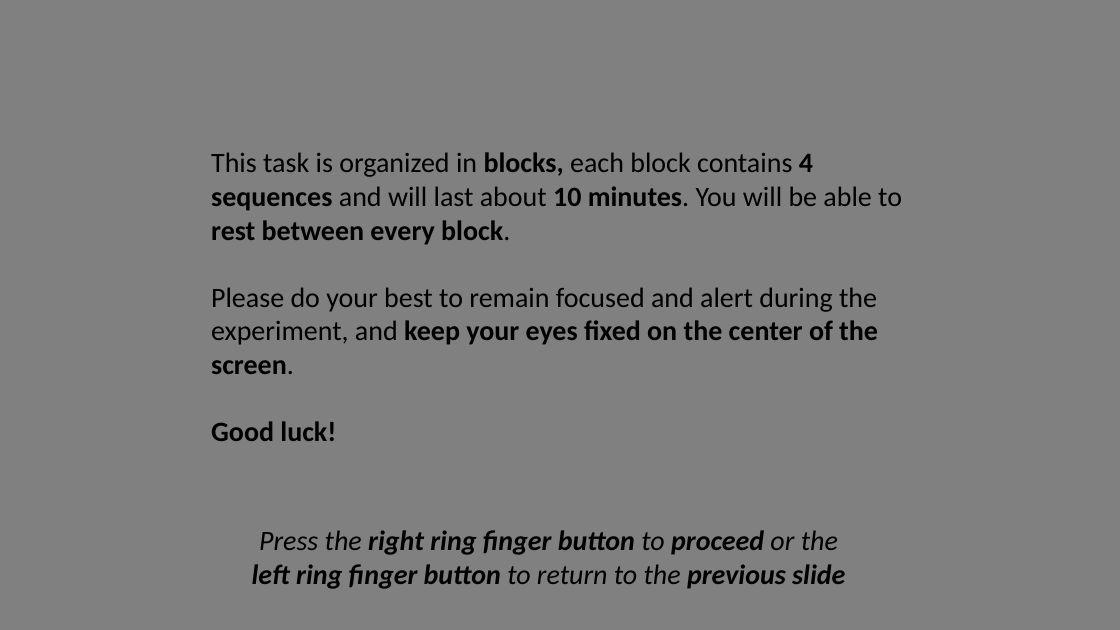
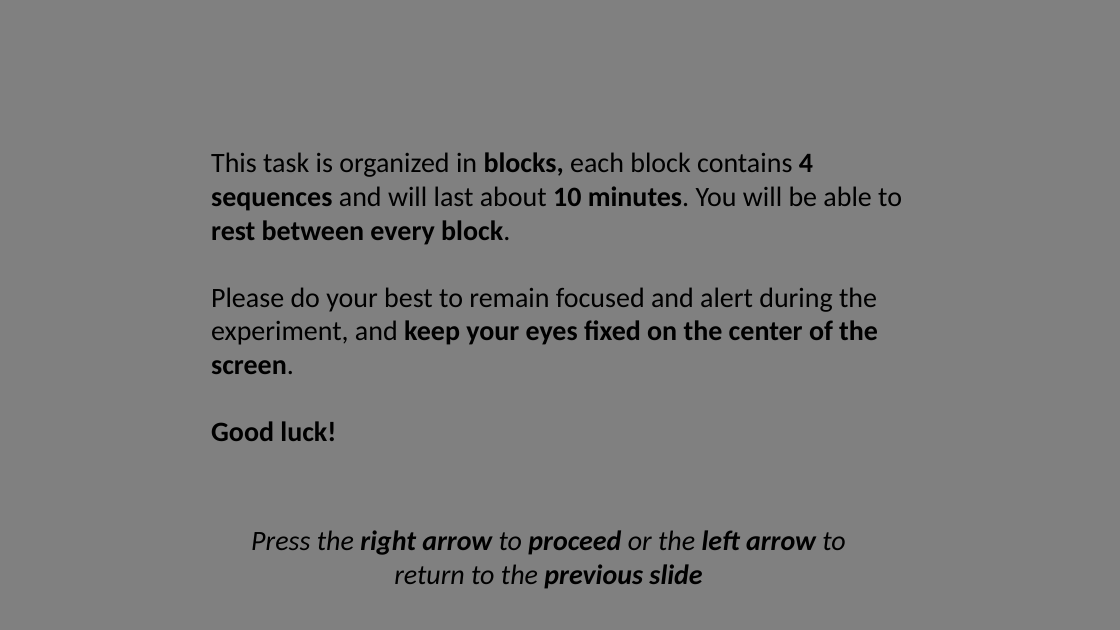
Before and after one commit to NCCLabMPI/Reconstructed_time_experiment, a slide deck: slide 3 of instructions/Instructions_auditory_only_task_keyboard.pptx. Drawn at 1120x630 pixels with LibreOffice and Linux fonts; fonts in the diff are those of the drawing. Boxes give left, top, right and bottom in pixels: in the first picture for what was removed or moved away, otherwise in the second. Text is boxed around its words. In the diff, an @@ line names an element or a change of style, - is before the commit and + after.

```diff
--- a/instructions/Instructions_auditory_only_task_keyboard.pptx
+++ b/instructions/Instructions_auditory_only_task_keyboard.pptx
@@ text at [251, 530, 845, 589]: text changed @@
-Press the right ring finger button to proceed or the left ring finger button to return to the previous slide
+Press the right arrow to proceed or the left arrow to return to the previous slide
```
Also in this commit, not shown: 2 other slides changed, 36 other files.
